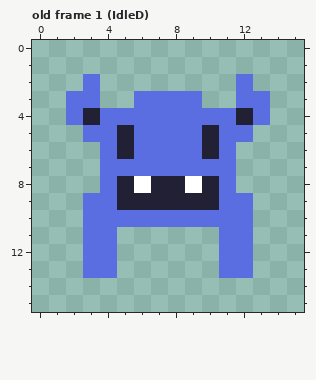
Two states of a pixel-art file, src/Assets/Enemy1.aseprite. Above, as it was before the edit.
16x16 pixels, 4 frames. Shown: old frame 1 (IdleD). The commit also changed other frames, which this record leaves out.
Now the later version:
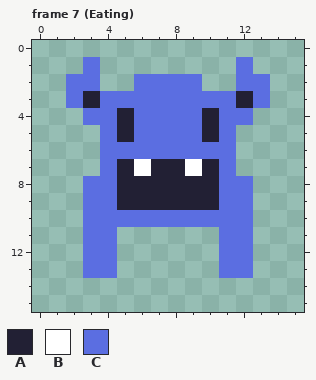
Palette (. is transparent): A #222034  B #ffffff  C #5b6ee1
A new or re-ordered frame is compared with the old frame closest to it.
Change:
frames 4 -> 8
Changed rows in their new state; - is an unchanged pixel.
Frame 7 (Eating) is new; against old frame 1 (IdleD):
first column x 2:
 1 -C--------C-
 2 C---CCCC---C
 3 -ACC----CCA-
 4 .C-A----A-C.
 5 -.--------.-
 6 ---C----C---
 7 ---ABAABA---
 8 -C--A--A--C-
Boxes around the changes in both pictures, in picture pixels (x1, y1, x2, y2):
changed: (66, 57, 270, 193)
